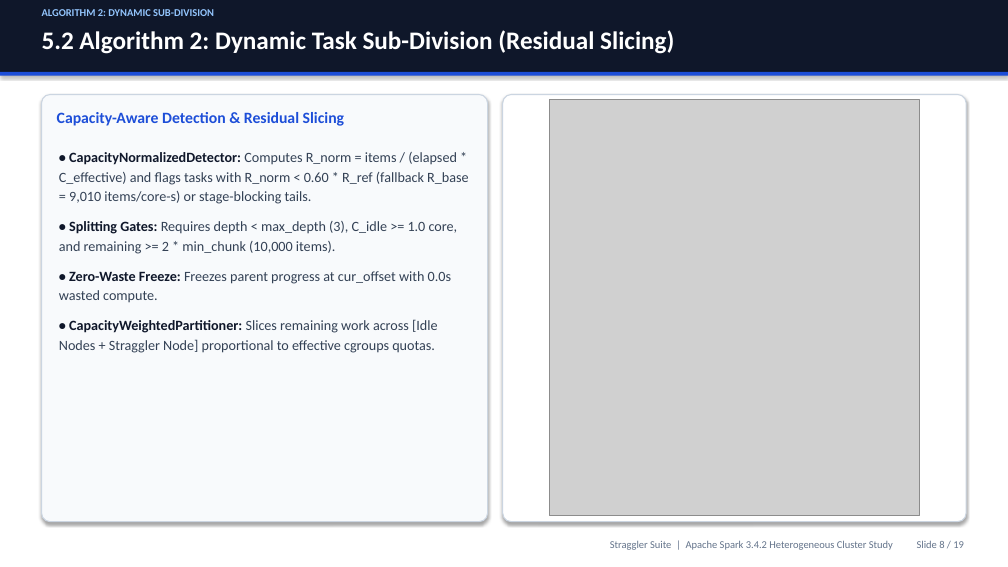
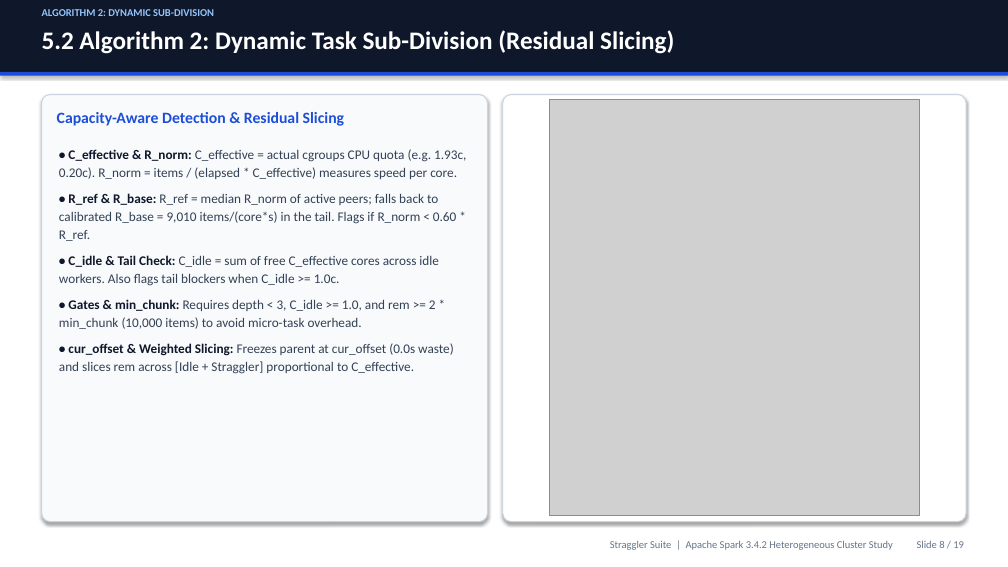
Before and after one commit to Gokulchinna/straggler-suite, a slide deck: slide 8 of Straggler_Suite_Presentation.pptx. Drawn at 1008x567 pixels with LibreOffice and Linux fonts; fonts in the diff are those of the drawing; grey boxes stand for pictures. Boxes give left, top, right and bottom in pixels: in the first picture for what was removed or moved away, otherwise in the second. Text is boxed around its words. In the diff, an @@ line names an element or a change of style, - is before the commit and + after.

```diff
--- a/Straggler_Suite_Presentation.pptx
+++ b/Straggler_Suite_Presentation.pptx
@@ text at bbox=[59, 149, 466, 374]: text changed; size 13.5 to 12.6 pt @@
-• CapacityNormalizedDetector: Computes R_norm = items / (elapsed * C_effective) and flags tasks with R_norm < 0.60 * R_ref (fallback R_base = 9,010 items/core-s) or stage-blocking tails.
-• Splitting Gates: Requires depth < max_depth (3), C_idle >= 1.0 core, and remaining >= 2 * min_chunk (10,000 items).
-• Zero-Waste Freeze: Freezes parent progress at cur_offset with 0.0s wasted compute.
-• CapacityWeightedPartitioner: Slices remaining work across [Idle Nodes + Straggler Node] proportional to effective cgroups quotas.
+• C_effective & R_norm: C_effective = actual cgroups CPU quota (e.g. 1.93c, 0.20c). R_norm = items / (elapsed * C_effective) measures speed per core.
+• R_ref & R_base: R_ref = median R_norm of active peers; falls back to calibrated R_base = 9,010 items/(core*s) in the tail. Flags if R_norm < 0.60 * R_ref.
+• C_idle & Tail Check: C_idle = sum of free C_effective cores across idle workers. Also flags tail blockers when C_idle >= 1.0c.
+• Gates & min_chunk: Requires depth < 3, C_idle >= 1.0, and rem >= 2 * min_chunk (10,000 items) to avoid micro-task overhead.
+• cur_offset & Weighted Slicing: Freezes parent at cur_offset (0.0s waste) and slices rem across [Idle + Straggler] proportional to C_effective.
```
Also in this commit, not shown: 4 other slides changed.
